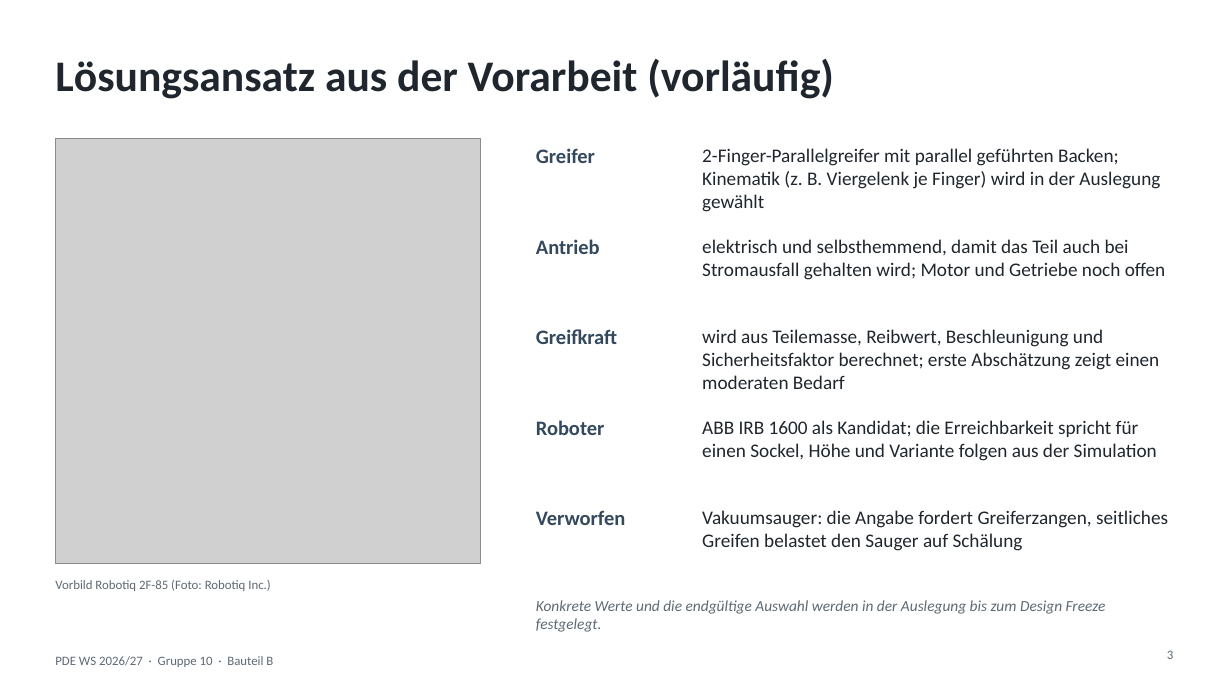
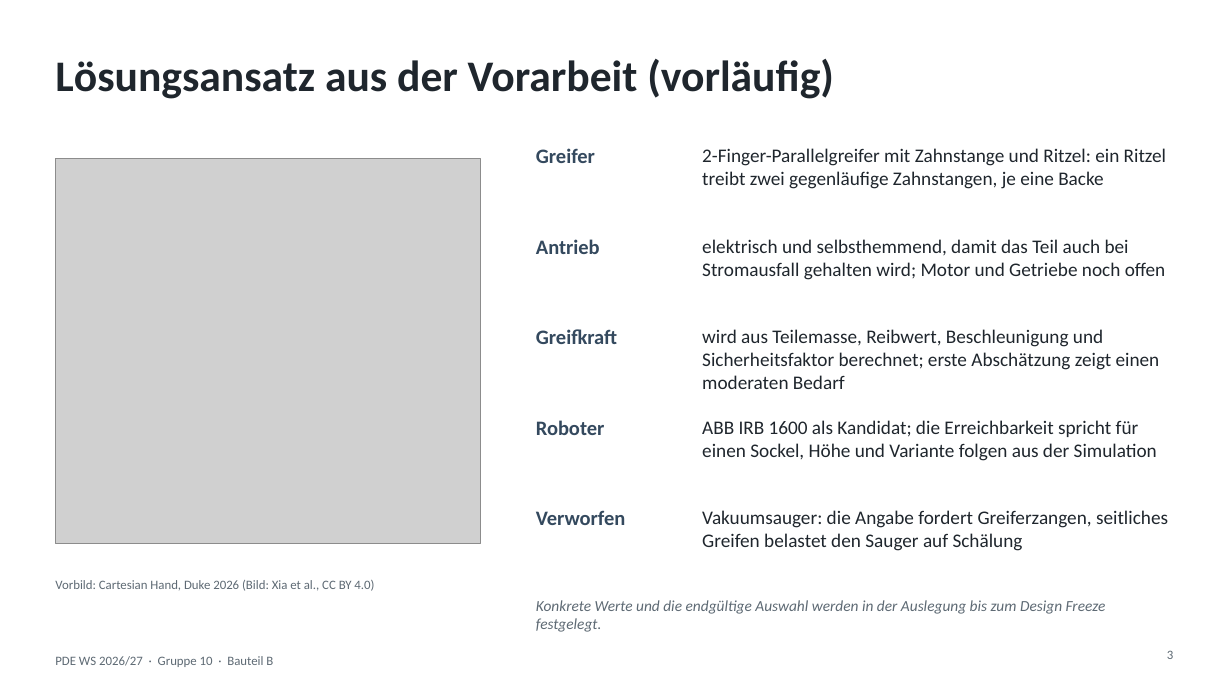
Before and after one commit to eliasbitsch/PDE-Robot-Gripper, a slide deck: slide 3 of shared/slides/2026-10-20_Projektplan_Gruppe10.pptx. Drawn at 1232x693 pixels with LibreOffice and Linux fonts; fonts in the diff are those of the drawing; grey boxes stand for pictures. Boxes give left, top, right and bottom in pixels: in the first picture for what was removed or moved away, otherwise in the second. Text is boxed around its words. In the diff, an @@ line names an element or a change of style, - is before the commit and + after.

```diff
--- a/shared/slides/2026-10-20_Projektplan_Gruppe10.pptx
+++ b/shared/slides/2026-10-20_Projektplan_Gruppe10.pptx
@@ text at [702,148,1166,189]: text changed @@
-2-Finger-Parallelgreifer mit parallel geführten Backen; Kinematik (z. B. Viergelenk je Finger) wird in der Auslegung gewählt
+2-Finger-Parallelgreifer mit Zahnstange und Ritzel: ein Ritzel treibt zwei gegenläufige Zahnstangen, je eine Backe
@@ picture: place and size @@
-picture at [55,139,481,564]
+picture at [55,159,481,544]
@@ text at [55,580,374,591]: text changed @@
-Vorbild Robotiq 2F-85 (Foto: Robotiq Inc.)
+Vorbild: Cartesian Hand, Duke 2026 (Bild: Xia et al., CC BY 4.0)
```
Also in this commit, not shown: 1 other slide changed, 20 other files.
